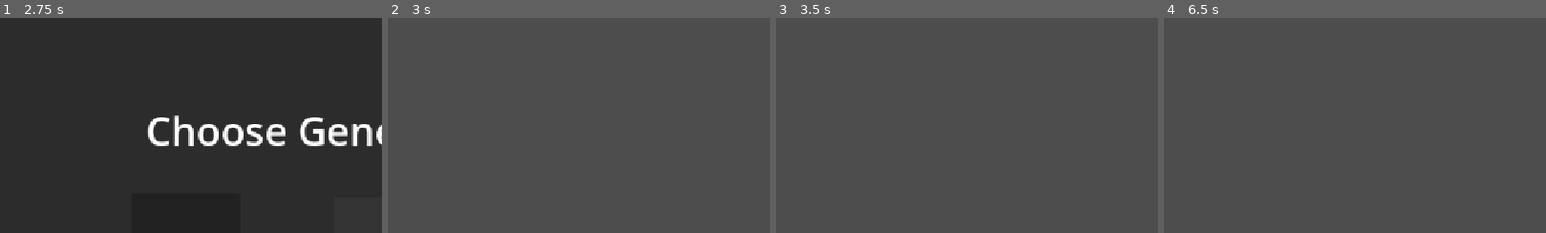
Above: before the commit, frames 1-4 (left to right).
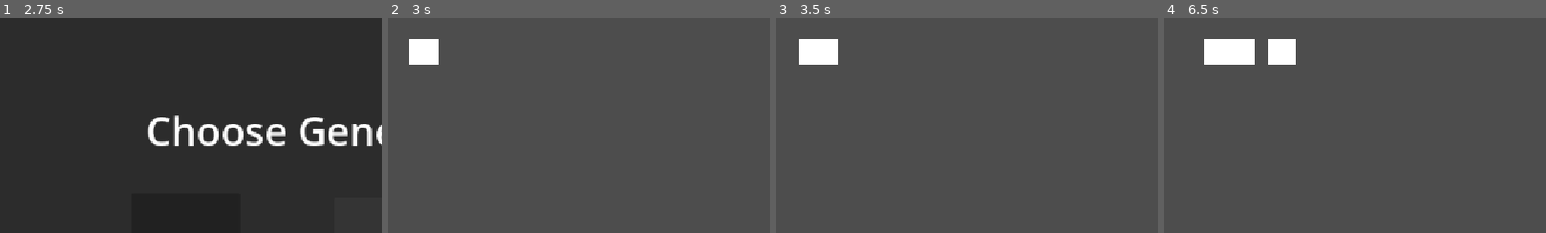
Above: after the commit, the same moments.

Repository: orivio/strides-genetics-sim
Game: Godot game, scene res://scenes/title/title.tscn
The game is run twice, just before and just after one commit, with the same random seed, the same clock (stepped at 60 frames per second) and the same inputs.
Inputs:
- Up to frame 1 (2.75 s): click "Play" at 0.5 s; click "test" at 1.25 s; click "test" at 2 s
- Up to frame 2 (3 s): click "test" at 2.75 s
- Up to frame 3 (3.5 s): no input
- Up to frame 4 (6.5 s): tap Enter at 3.5, 5 s; tap Space at 4.25 s
The pictures show only the part of the screen within x 0-50%, y 0-50%; the shares and areas given below are measured in that part.

Frame 1 is identical in both runs. In frame 2, 0.9% of the frame differs, in the area x 5-14%, y 9-22%; in frame 3, 1.2%; in frame 4, 2.5%, in the area x 10-35%, y 9-22%.
Error before the commit: Invalid call. Nonexistent function 'create' in base 'Node2D'. (res://organismrelated/creature/creature.gd:20)

Commit message:
``!it this guy moves now!!!!!11~~

Diff:
--- a/organismrelated/creature/creature.gd
+++ b/organismrelated/creature/creature.gd
@@ -4,18 +4,19 @@
 var gene: Genome
 var generation: int
 
-const creature_scene = preload("res://organismrelated/creature/creature.tscn")
 
-func create(genome: Genome, gen: int):
-	gene = genome
-	generation = gen
-	scale = Vector2.ONE * (gene.size/20.0)
-	modulate = Color(gene.color.to_lower())
+static func create(genome: Genome, gen: int):
+	var creature_scene: PackedScene = load("res://organismrelated/creature/creature.tscn")
+	var critter: Creature = creature_scene.instantiate() #fix!
+	critter.gene = genome
+	critter.generation = gen
+	#critter.scale = Vector2.ONE * (gene.size/20.0)
+	#modulate = Color(gene.color.to_lower())
+
+	return critter
 
 func _process(delta: float) -> void:
 	position.x += gene.speed * delta
 
 func spawn(genome: Genome) -> void:
-	var critter = creature_scene.instantiate() #fix!
-	critter.create(genome, Gamemanager,generation)
-	add_child(critter)
+	pass
--- a/organismrelated/creature/creature.tscn
+++ b/organismrelated/creature/creature.tscn
@@ -1,6 +1,9 @@
 [gd_scene format=3 uid="uid://dgb3sm0yf18mk"]
 
+[ext_resource type="Script" uid="uid://bnasthrdkniqq" path="res://organismrelated/creature/creature.gd" id="1_mcy1u"]
+
 [node name="Creature" type="Node2D" unique_id=1552183404]
+script = ExtResource("1_mcy1u")
 
 [node name="ColorRect" type="ColorRect" parent="." unique_id=2140263792]
 offset_left = -20.0
--- a/scenes/game/game.gd
+++ b/scenes/game/game.gd
@@ -5,9 +5,12 @@
 func _ready() -> void:
 	var i = 0
 	for gene in Gamemanager.selected_genes:
-		animals.append(Creature.new())
-		animals[i].spawn(gene)
-		i += 1
+		make_creature(gene, Gamemanager.generation)
+
+func make_creature(geno: Genome, gen: int):
+	var critter = Creature.create(geno, gen)
+	critter.position = Vector2(50, 50)
+	add_child(critter)
 
 func _process(delta: float) -> void:
 	pass
